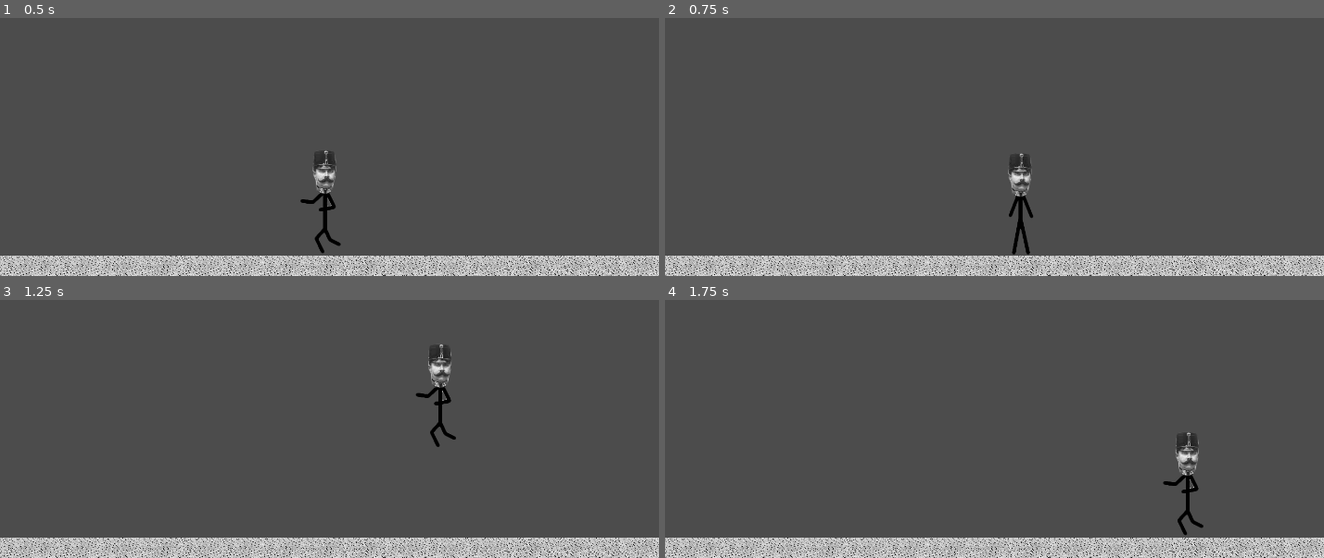
Above: before the commit, frames 1-4 (two rows, left to right).
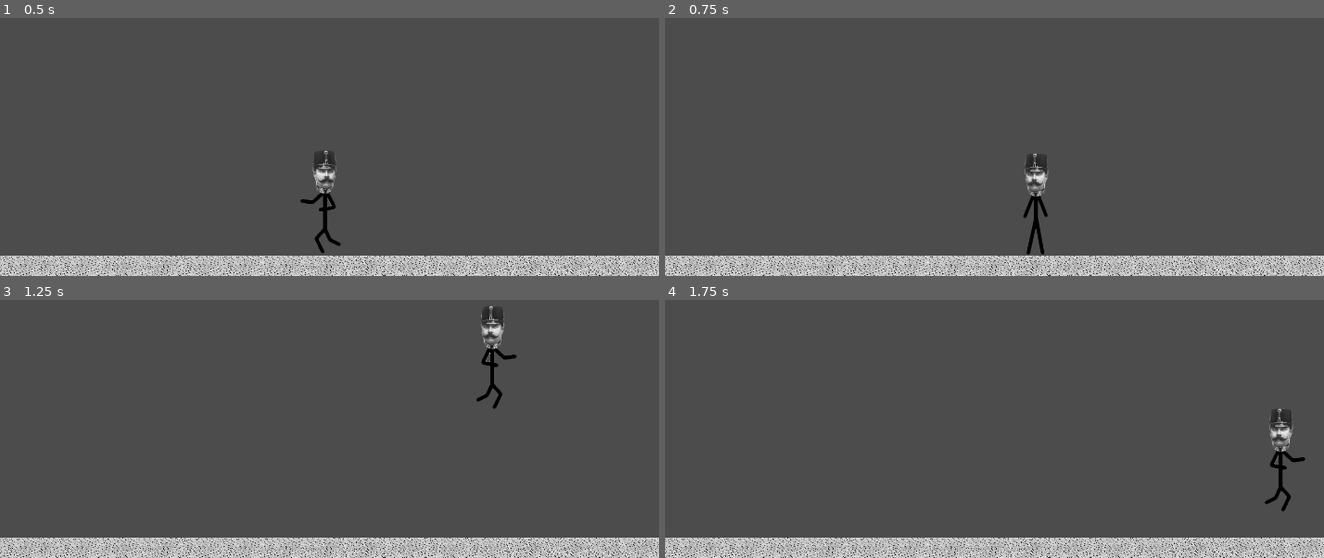
Above: after the commit, the same moments.

Repository: MrAstorii/Zadanie01
Game: Godot game, scene res://Świat.tscn
The game is run twice, just before and just after one commit, with the same random seed, the same clock (stepped at 60 frames per second) and the same inputs. The project has no main scene, so this scene is started directly.
Inputs:
- Up to frame 1 (0.5 s): no input
- Up to frame 2 (0.75 s): hold Right (ui_right) from 0.53 s (still down)
- Up to frame 3 (1.25 s): keep holding Right (ui_right); tap Up (ui_up) at 0.77 s
- Up to frame 4 (1.75 s): keep holding Right (ui_right); tap Up (ui_up) at 1.52 s

Frame 1 is identical in both runs. In frame 2, 1.1% of the frame differs, in the area x 52-59%, y 52-92%; in frame 3, 1.3%; in frame 4, 1.3%, in the area x 75-98%, y 41-92%.

Commit message:
Update FF.gd

Diff:
--- a/Zadanie01/FF.gd
+++ b/Zadanie01/FF.gd
@@ -2,8 +2,8 @@
 
 const UP = Vector2(0, -1)
 const GRAVITY = 20
-const SPEED = 200
-const JUMP_HEIGHT = -500
+const SPEED = 300
+const JUMP_HEIGHT = -600
 var motion = Vector2()
 
 func _physics_process(delta):
@@ -11,9 +11,14 @@
 
 	if Input.is_action_pressed("ui_right"):
 		motion.x = SPEED
+		$AnimatedSprite.flip_h = true
+		$AnimatedSprite.play("walk")
 	elif Input.is_action_pressed("ui_left"):
 		motion.x = -SPEED
+		$AnimatedSprite.flip_h = false
+		$AnimatedSprite.play("walk")
 	else:
+		$AnimatedSprite.play("stand")
 		motion.x = 0
 
 	if is_on_floor():
